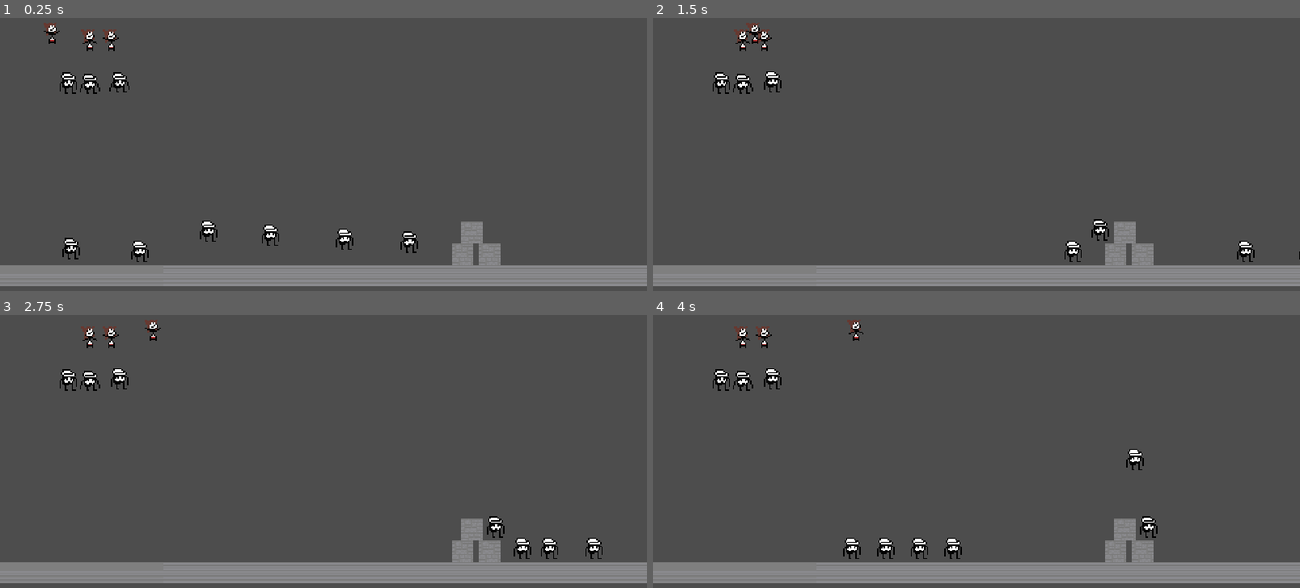
Above: before the commit, frames 1-4 (two rows, left to right).
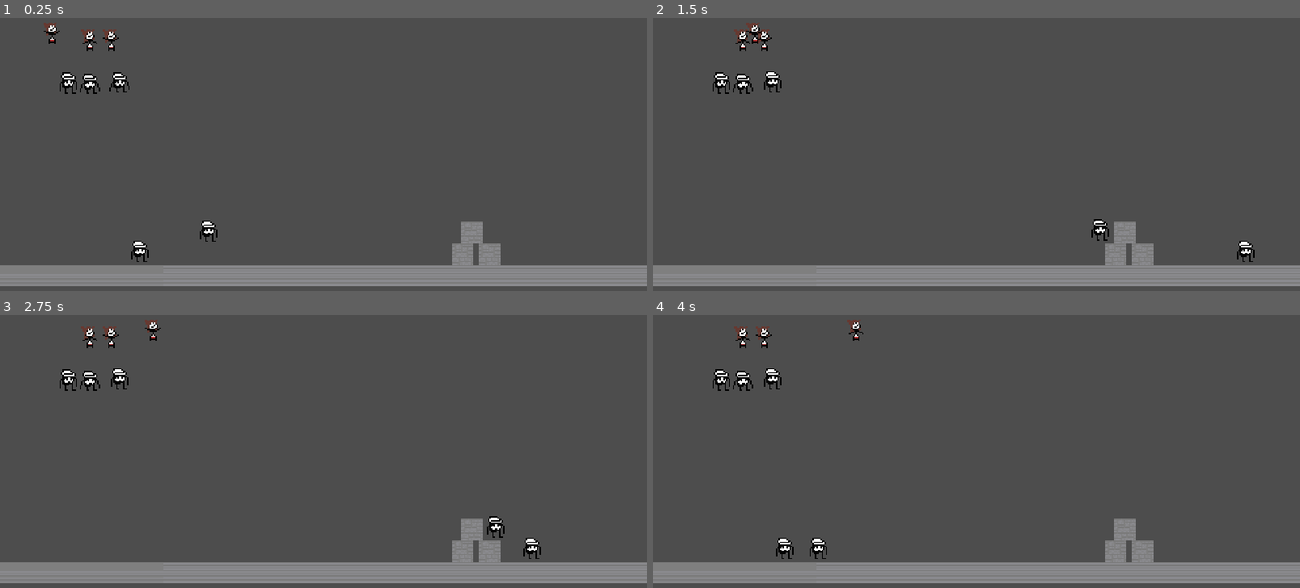
Above: after the commit, the same moments.

Repository: yumio7/KageBushinNoJutsu
Game: Godot game, scene res://Scenes/testlevel.tscn
The game is run twice, just before and just after one commit, with the same random seed, the same clock (stepped at 60 frames per second) and the same inputs. Before the commit the project has no main scene; this scene is started directly in both runs.
Inputs:
- Up to frame 1 (0.25 s): no input
- Up to frame 2 (1.5 s): tap Enter (ui_accept) at 0.5, 0.77 s; hold Right (ui_right) from 0.53 s (still down)
- Up to frame 3 (2.75 s): tap Enter (ui_accept) at 1.52 s; release Right (ui_right) at 2.03 s; hold Left (ui_left) from 2.03 s (still down)
- Up to frame 4 (4 s): keep holding Left (ui_left); tap Enter (ui_accept) at 3.02, 3.77 s

The runs differ from the first frame. In frame 1, 0.5% of the frame differs, in the area x 9-65%, y 75-89%; in frame 2, 0.1%; in frame 3, 0.5%; in frame 4, 1.0%, in the area x 19-78%, y 49-90%.

Commit message:
something something real idk

Diff:
--- a/Scenes/testlevel.tscn
+++ b/Scenes/testlevel.tscn
@@ -6,7 +6,6 @@
 [ext_resource type="Texture2D" uid="uid://drucm1u5f45bs" path="res://Graphics/Placeholders/andesite_top.png" id="4_h8b8o"]
 [ext_resource type="PackedScene" uid="uid://cc22fmnqn5wag" path="res://Scenes/placeholder_minamitsu.tscn" id="5_21q10"]
 [ext_resource type="AudioStream" uid="uid://3ulypp8n3fjo" path="res://Audio/gabe-bark.mp3" id="6_nm7q8"]
-[ext_resource type="Script" path="res://Scenes/character_body_2d.gd" id="6_tx0wb"]
 [ext_resource type="Script" path="res://Scenes/audio_stream_player_2d.gd" id="7_78lir"]
 [ext_resource type="PackedScene" uid="uid://0avjb5lov1do" path="res://Scenes/placeholder_block.tscn" id="9_sb28j"]
 
@@ -57,30 +56,6 @@
 [sub_resource type="RectangleShape2D" id="RectangleShape2D_bviki"]
 size = Vector2(16, 16)
 
-[sub_resource type="AtlasTexture" id="AtlasTexture_7688g"]
-atlas = ExtResource("2_5u0ua")
-region = Rect2(0, 0, 16, 16)
-
-[sub_resource type="AtlasTexture" id="AtlasTexture_u6sf2"]
-atlas = ExtResource("2_5u0ua")
-region = Rect2(16, 0, 16, 16)
-
-[sub_resource type="SpriteFrames" id="SpriteFrames_dplf7"]
-animations = [{
-"frames": [{
-"duration": 1.0,
-"texture": SubResource("AtlasTexture_7688g")
-}, {
-"duration": 1.0,
-"texture": SubResource("AtlasTexture_u6sf2")
-}],
-"loop": true,
-"name": &"default",
-"speed": 5.0
-}]
-
-[sub_resource type="RectangleShape2D" id="RectangleShape2D_llmhv"]
-
 [node name="Node2D" type="Node2D"]
 
 [node name="KagerouPlaceholder-sheet" type="Sprite2D" parent="."]
@@ -126,25 +101,6 @@
 
 [node name="AudioStreamPlayer2D2" type="AudioStreamPlayer2D" parent="PlaceholderMinamitsu"]
 
-[node name="PlaceholderMinamitsu4" parent="." instance=ExtResource("5_21q10")]
-position = Vector2(256, 176)
-
-[node name="PlaceholderMinamitsu3" parent="." instance=ExtResource("5_21q10")]
-position = Vector2(201, 173)
-
-[node name="PlaceholderMinamitsu5" parent="." instance=ExtResource("5_21q10")]
-position = Vector2(53, 183)
-
-[node name="CharacterBody2D" type="CharacterBody2D" parent="."]
-position = Vector2(304, 178)
-script = ExtResource("6_tx0wb")
-
-[node name="AnimatedSprite2D" type="AnimatedSprite2D" parent="CharacterBody2D"]
-sprite_frames = SubResource("SpriteFrames_dplf7")
-
-[node name="CollisionShape2D" type="CollisionShape2D" parent="CharacterBody2D"]
-shape = SubResource("RectangleShape2D_llmhv")
-
 [node name="PlaceholderBlock" parent="." instance=ExtResource("9_sb28j")]
 position = Vector2(343, 216)
 
--- a/project.godot
+++ b/project.godot
@@ -11,6 +11,7 @@
 [application]
 
 config/name="KageBushinNoJutsu"
+run/main_scene="res://Scenes/testlevel.tscn"
 config/features=PackedStringArray("4.3", "GL Compatibility")
 config/icon="res://icon.svg"
 
Not shown: 1 places in Scenes/testlevel.tscn that only renumber resources
